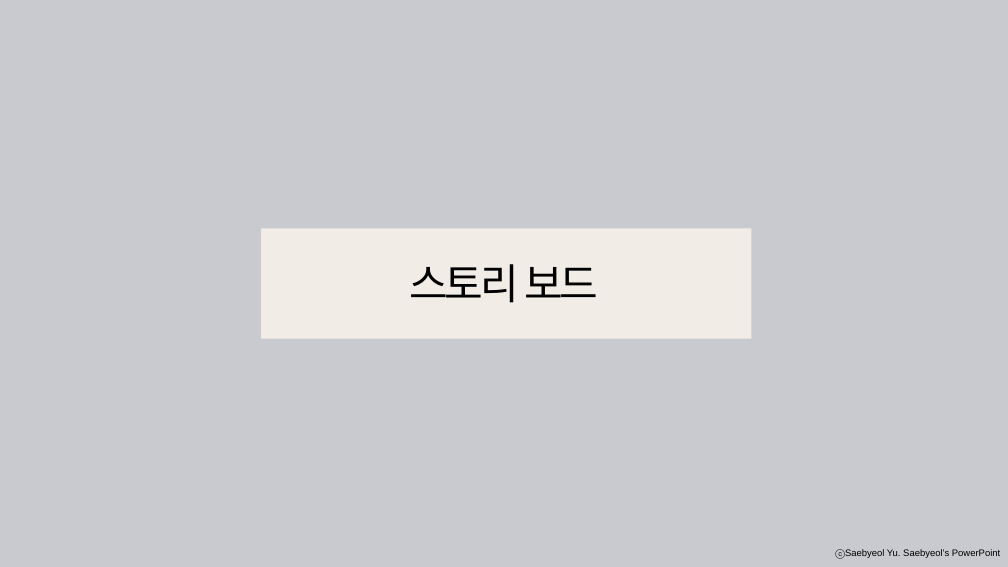
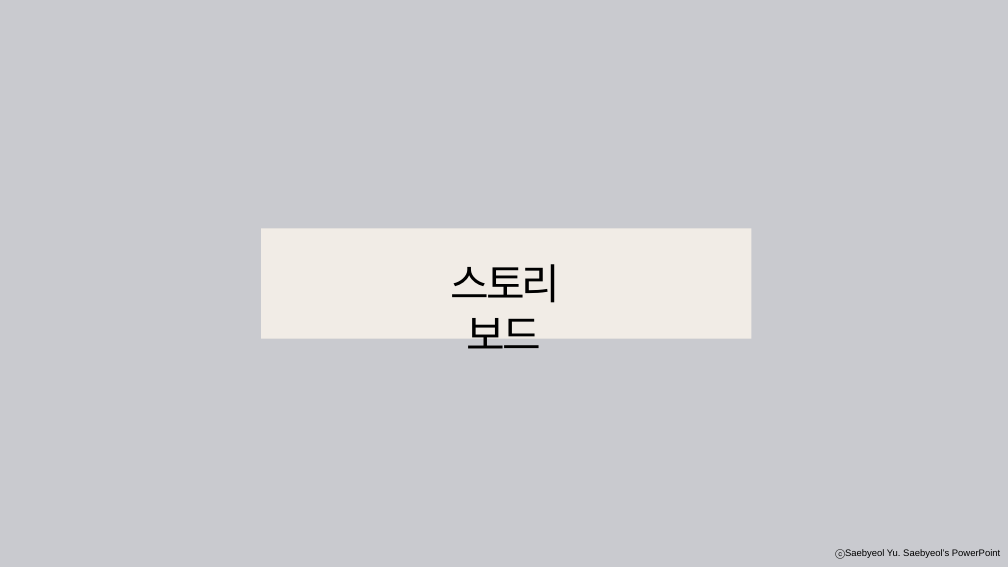
Before and after one commit to chungsuhyeon/project, a slide deck: slide 14 of Projectpp.pptx. Drawn at 1008x567 pixels with LibreOffice and Linux fonts; fonts in the diff are those of the drawing. Boxes give left, top, right and bottom in pixels: in the first picture for what was removed or moved away, otherwise in the second. Text is boxed around its words. In the diff, an @@ line names an element or a change of style, - is before the commit and + after.

```diff
--- a/Projectpp.pptx
+++ b/Projectpp.pptx
@@ text "스토리 보드" rewrapped from (x1=410, y1=264, x2=598, y2=303) to (x1=451, y1=264, x2=560, y2=349) @@
```
Also in this commit, not shown: 14 other slides changed, 7 slides added, 6 slides removed.
